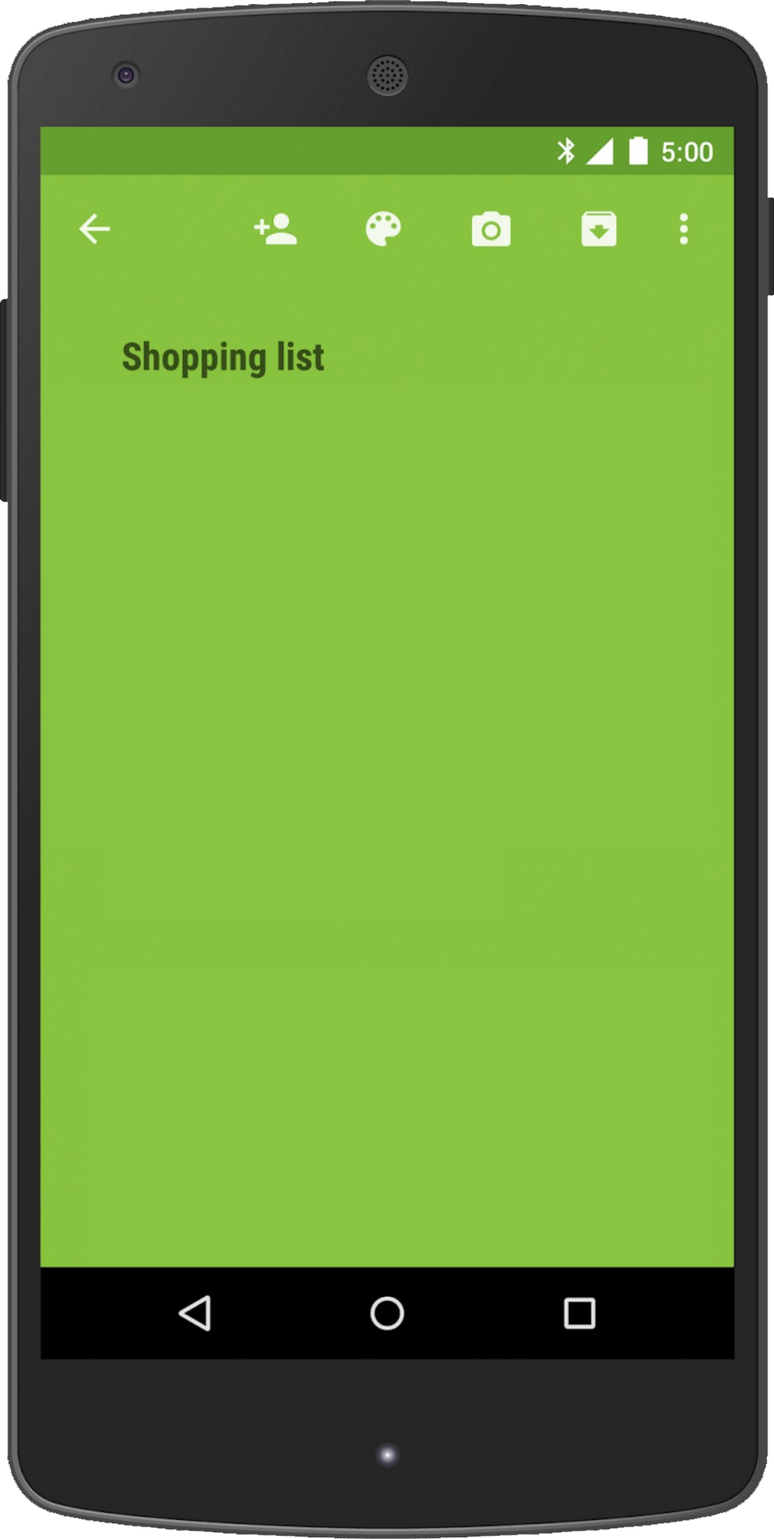
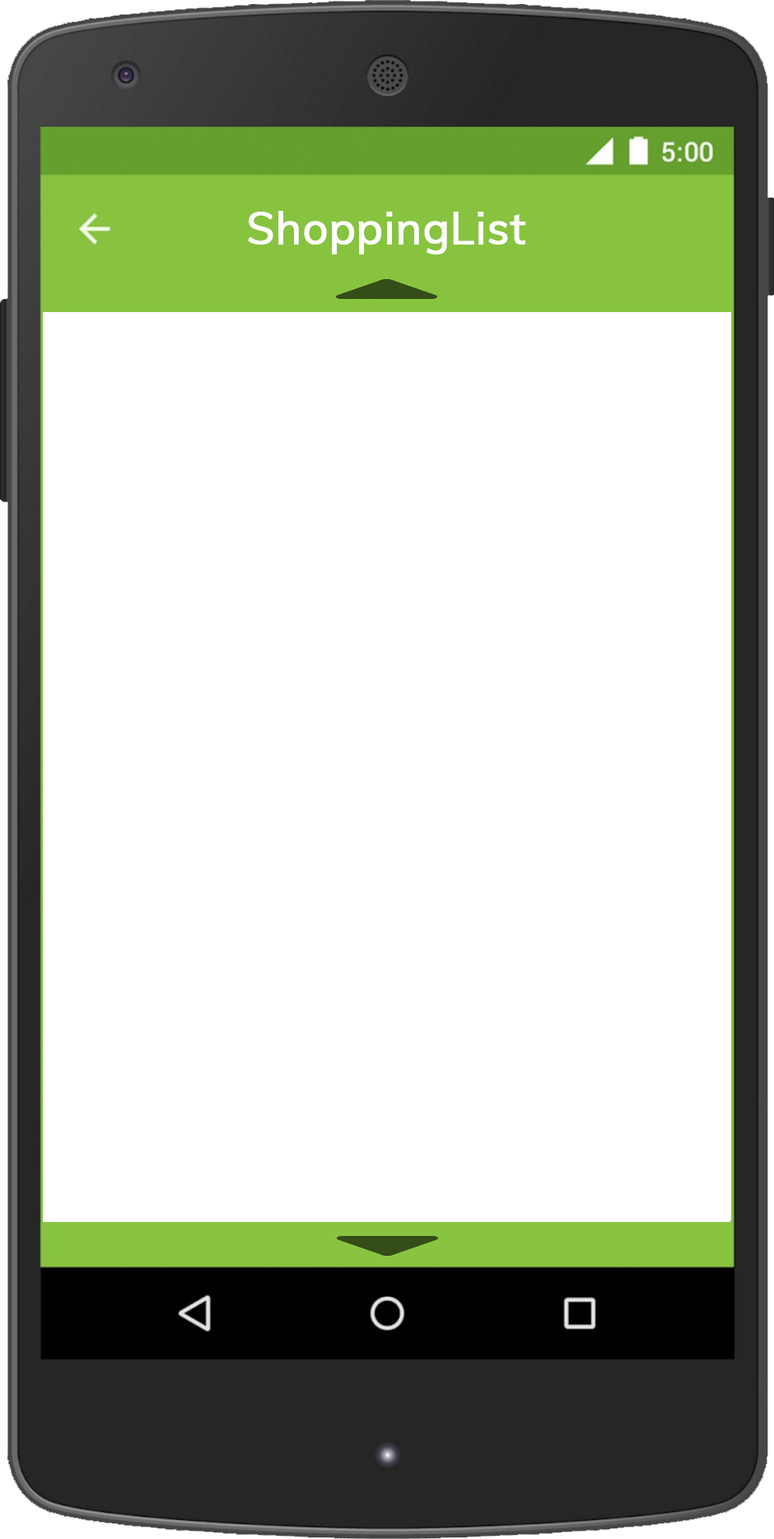
Two versions of the same layered image (w=774, h=1539). Layer-by-layer changes:
removed layer "Layer 1" over <box>42,132,732,1256</box>
added layer "Layer 2 copy" above "Layer 2" over <box>335,279,438,299</box>
added layer "Layer 2" above "ShoppingList" over <box>336,132,582,1256</box>
added layer "ShoppingList" above "Layer 3" over <box>247,210,527,255</box>
added layer "Layer 3" over <box>42,132,732,1256</box>
